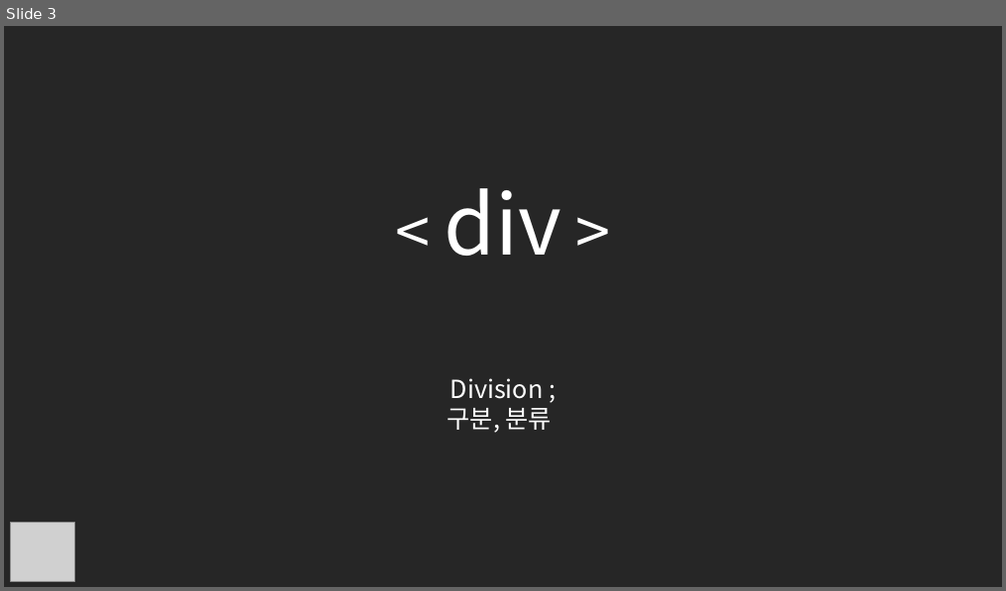
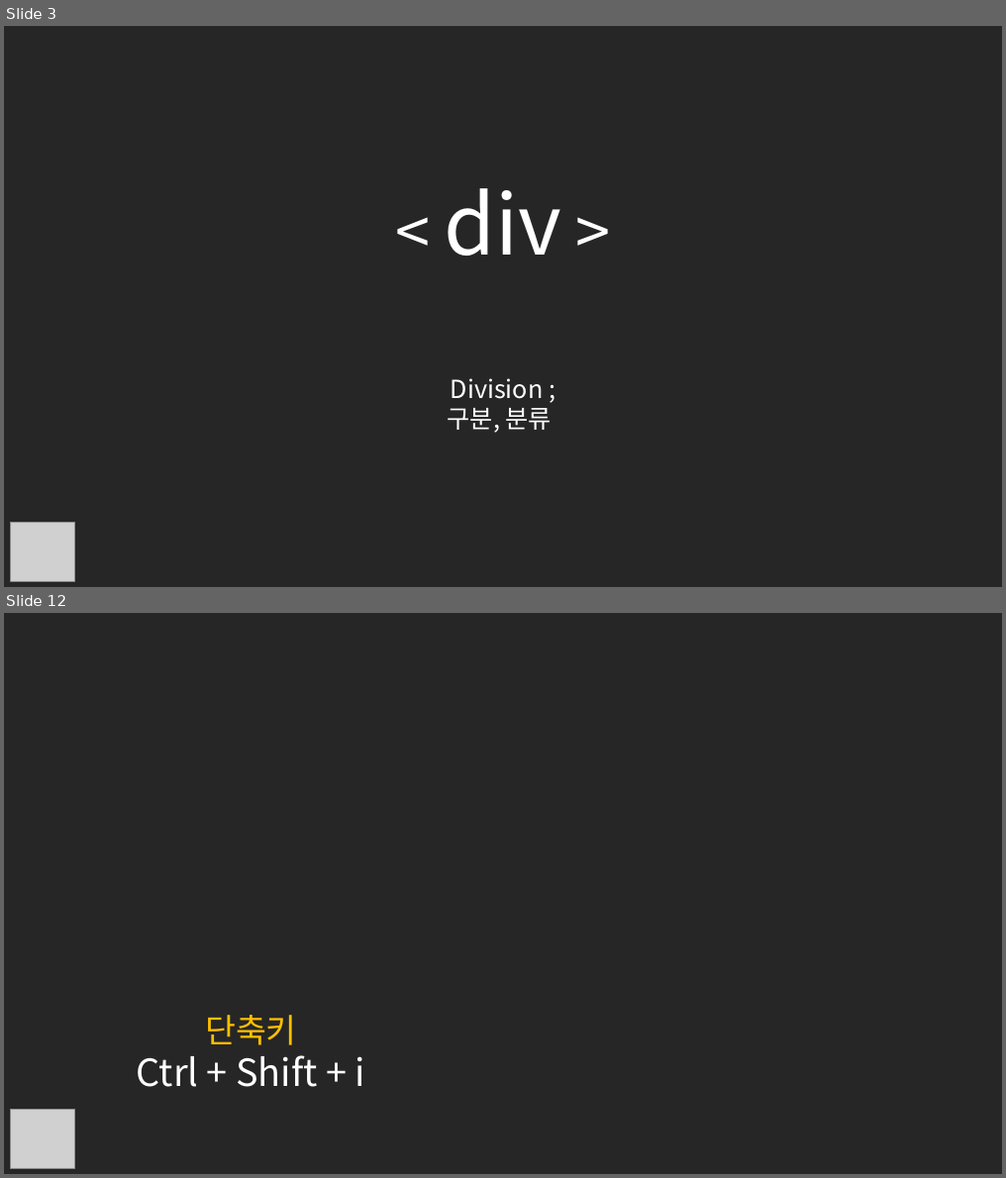
Before and after one commit to MojitoBar/TheDevelopers, a slide deck: 동아리스터디ppt/개발자들_0920_HTML.pptx. Shown one above the other, each under a label of ours: slide 3 before the commit, slides 3 and 12 after it; the slides between them are not shown. The pictures are 1006x591 and 1006x1178 pixels, drawn with LibreOffice and Linux fonts; fonts in the diff are those of the drawing; grey boxes stand for pictures; background and template pictures are left out. Boxes give left, top, right and bottom in pixels: in the first picture for what was removed or moved away, otherwise in the second. Text is boxed around its words. In the diff, an @@ line names an element or a change of style, - is before the commit and + after.

```diff
--- a/동아리스터디ppt/개발자들_0920_HTML.pptx
+++ b/동아리스터디ppt/개발자들_0920_HTML.pptx
@@ slide 12 added at box(4, 613, 1002, 1174), background picture (left out) @@
@@ text added at box(137, 1015, 365, 1087), 36 pt, text #FFFFFF @@
+단축키
+Ctrl + Shift + i
@@ picture added at box(11, 1109, 74, 1169) @@
```
Also in this commit, not shown: 2 slides changed, 31 other slides added, 14 slides removed, 1 other file.
